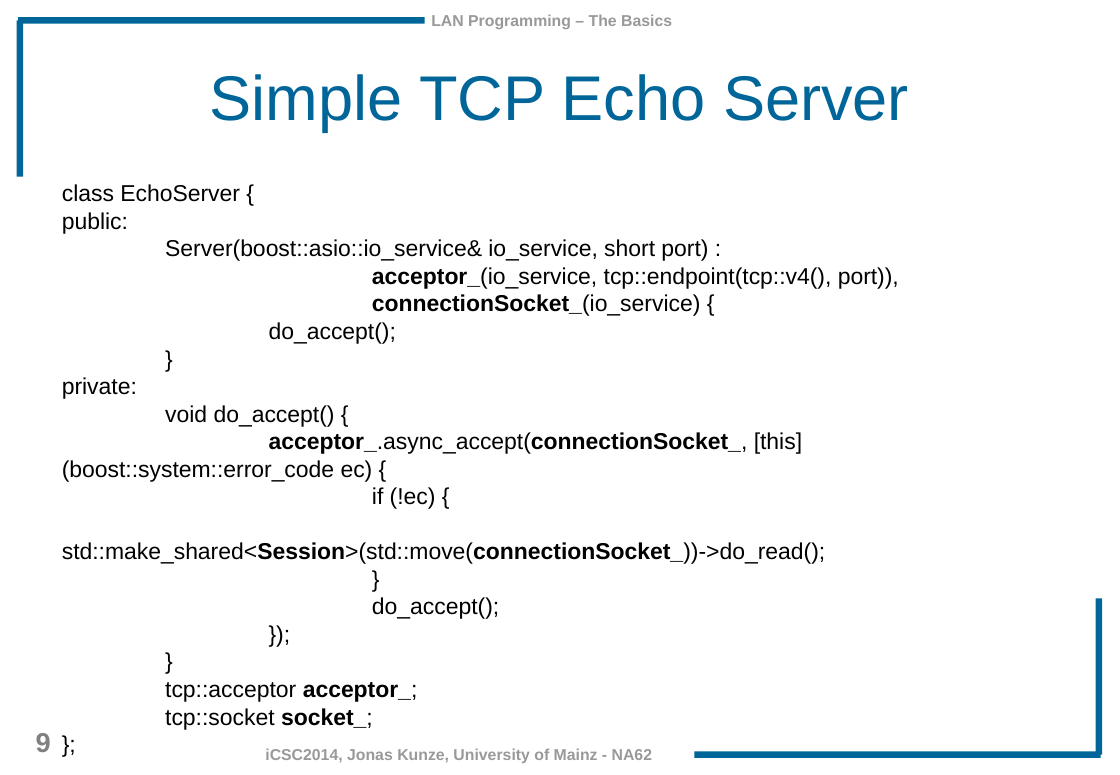
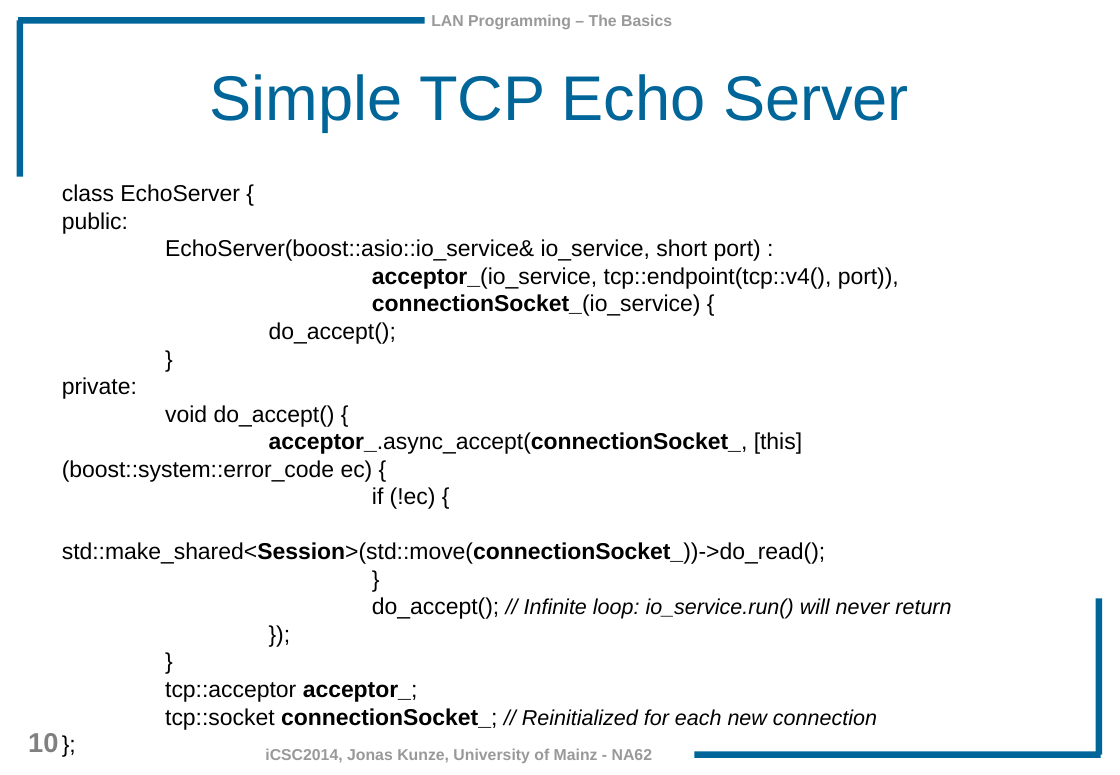
Before and after one commit to JonasKunze/icsc2014, a slide deck: slide 10 of iCSC-2014-Network-Libraries.odp (slide 9 before the commit). Drawn at 1120x775 pixels with LibreOffice and Linux fonts; fonts in the diff are those of the drawing; background and template pictures are left out. Boxes give left, top, right and bottom in pixels: in the first picture for what was removed or moved away, otherwise in the second. Text is boxed around its words. In the diff, an @@ line names an element or a change of style, - is before the commit and + after.

```diff
--- a/iCSC-2014-Network-Libraries.odp
+++ b/iCSC-2014-Network-Libraries.odp
@@ text at (165, 239, 761, 261): text changed @@
-Server(boost::asio::io_service& io_service, short port) :
+EchoServer(boost::asio::io_service& io_service, short port) :
@@ text at (372, 597, 951, 619): text changed; size 16 to 15 pt; italic on @@
-do_accept();
+do_accept(); // Infinite loop: io_service.run() will never return
@@ text at (165, 708, 877, 730): text changed; size 16 to 15 pt; italic on @@
-tcp::socket socket_;
+tcp::socket connectionSocket_; // Reinitialized for each new connection
@@ page number at (28, 733, 58, 752): text changed @@
-9
+10
```
Also in this commit, not shown: 26 other slides changed, 1 slide added.
